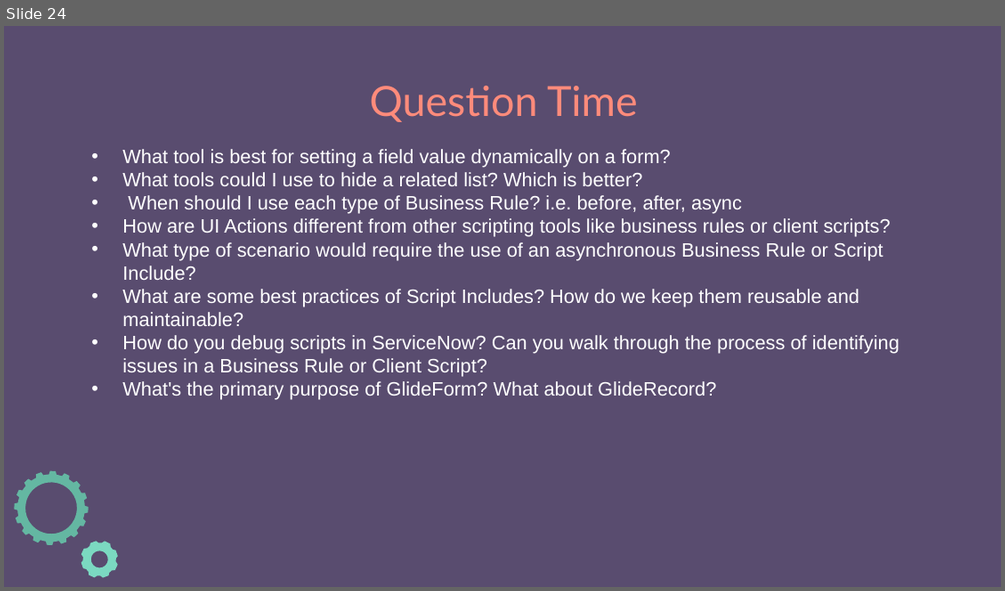
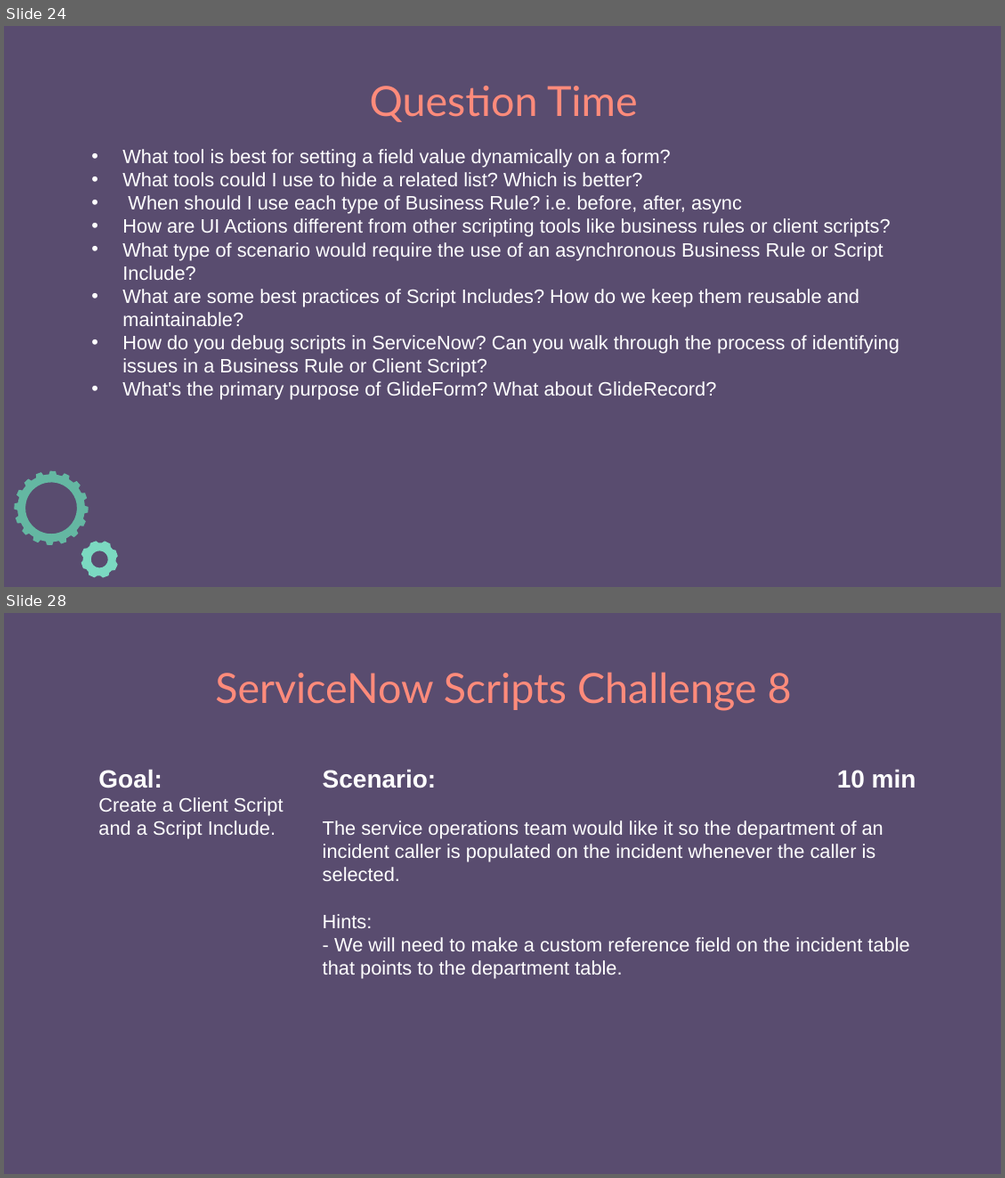
Before and after one commit to e-m-wilson/SNOW, a slide deck: Week_5/SNOW_Scripting.pptx. Shown one above the other, each under a label of ours: slide 24 before the commit, slides 24 and 28 after it; the slides between them are not shown. The pictures are 1005x591 and 1005x1178 pixels, drawn with LibreOffice and Linux fonts; fonts in the diff are those of the drawing. Boxes give left, top, right and bottom in pixels: in the first picture for what was removed or moved away, otherwise in the second. Text is boxed around its words. In the diff, an @@ line names an element or a change of style, - is before the commit and + after.

```diff
--- a/Week_5/SNOW_Scripting.pptx
+++ b/Week_5/SNOW_Scripting.pptx
@@ slide 28 added at (x1=4, y1=613, x2=1001, y2=1174), background #594C6F @@
@@ title added at (x1=215, y1=672, x2=792, y2=711), 30 pt, text #FF8B7B @@
+ServiceNow Scripts Challenge 8
@@ text added at (x1=98, y1=769, x2=283, y2=839), 14 pt, text #FFFFFF @@
+Goal:
+Create a Client Script and a Script Include.
@@ text added at (x1=323, y1=769, x2=916, y2=979), 14 pt, text #FFFFFF @@
+Scenario: 10 min
+The service operations team would like it so the department of an incident caller is populated on the incident whenever the caller is selected.
+Hints:
+- We will need to make a custom reference field on the incident table that points to the department table.
```
Also in this commit, not shown: 2 slides changed, 5 other slides added, 4 other files.
